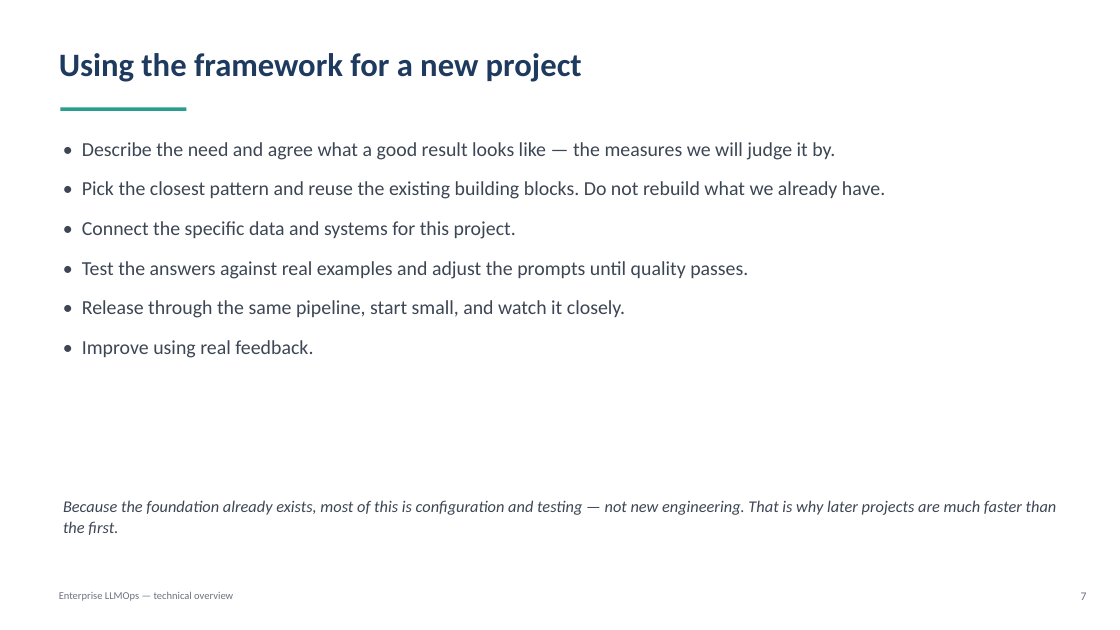
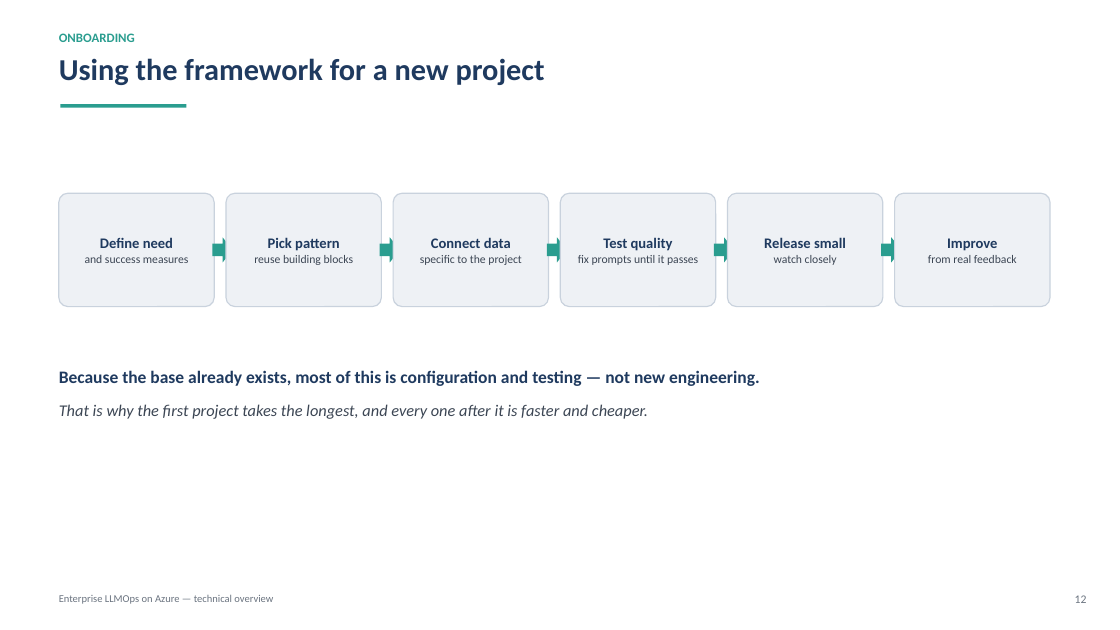
Before and after one commit to shyamanugu/LLMOps, a slide deck: slide 12 of presentation/LLMOps-Framework-Technical.pptx (slide 7 before the commit). Drawn at 1120x630 pixels with LibreOffice and Linux fonts; fonts in the diff are those of the drawing. Boxes give left, top, right and bottom in pixels: in the first picture for what was removed or moved away, otherwise in the second. Text is boxed around its words. In the diff, an @@ line names an element or a change of style, - is before the commit and + after.

```diff
--- a/presentation/LLMOps-Framework-Technical.pptx
+++ b/presentation/LLMOps-Framework-Technical.pptx
@@ text "Using the framework for a ..." at bbox=[59, 58, 545, 85]: size 28 to 26 pt @@
@@ text added at bbox=[59, 33, 135, 42], 11 pt, text #2A9D8F, bold @@
+ONBOARDING
@@ rectangle: place and size @@
-rectangle at bbox=[60, 108, 187, 111]
+rectangle at bbox=[60, 104, 187, 108]
@@ text removed at bbox=[82, 142, 885, 358] @@
-• Describe the need and agree what a good result looks like — the measures we will judge it by.
-• Pick the closest pattern and reuse the existing building blocks. Do not rebuild what we already have.
-• Connect the specific data and systems for this project.
-• Test the answers against real examples and adjust the prompts until quality passes.
-• Release through the same pipeline, start small, and watch it closely.
-• Improve using real feedback.
@@ rounded rectangle added at bbox=[59, 193, 214, 307], fill #EEF1F5, outline #C9D2DD 1 pt, 10 pt, text #3C4654 @@
+Define need
+and success measures
@@ rounded rectangle added at bbox=[226, 193, 381, 307], fill #EEF1F5, outline #C9D2DD 1 pt, 10 pt, text #3C4654 @@
+Pick pattern
+reuse building blocks
@@ rounded rectangle added at bbox=[393, 193, 549, 307], fill #EEF1F5, outline #C9D2DD 1 pt, 10 pt, text #3C4654 @@
+Connect data
+specific to the project
@@ rounded rectangle added at bbox=[560, 193, 716, 307], fill #EEF1F5, outline #C9D2DD 1 pt, 10 pt, text #3C4654 @@
+Test quality
+fix prompts until it passes
@@ rounded rectangle added at bbox=[728, 193, 883, 307], fill #EEF1F5, outline #C9D2DD 1 pt, 12.5 pt, text #1F3A5F, bold @@
+Release small
+watch closely
@@ rounded rectangle added at bbox=[895, 193, 1050, 307], fill #EEF1F5, outline #C9D2DD 1 pt, 10 pt, text #3C4654 @@
+Improve
+from real feedback
@@ right arrow added at bbox=[213, 238, 233, 263], fill #2A9D8F @@
@@ right arrow added at bbox=[380, 238, 400, 263], fill #2A9D8F @@
@@ right arrow added at bbox=[547, 238, 567, 263], fill #2A9D8F @@
@@ right arrow added at bbox=[714, 238, 734, 263], fill #2A9D8F @@
@@ right arrow added at bbox=[881, 238, 902, 263], fill #2A9D8F @@
@@ text at bbox=[59, 370, 760, 419]: text changed; size 14 to 15 pt; text colour #3C4654 to #1F3A5F; bold on; italic off @@
-Because the foundation already exists, most of this is configuration and testing — not new engineering. That is why later projects are much faster than the first.
+Because the base already exists, most of this is configuration and testing — not new engineering.
+That is why the first project takes the longest, and every one after it is faster and cheaper.
@@ text at bbox=[59, 595, 273, 604]: text changed @@
-Enterprise LLMOps — technical overview
+Enterprise LLMOps on Azure — technical overview
@@ text added at bbox=[1075, 595, 1087, 603], 10 pt, text #6B7480 @@
+12
@@ text removed at bbox=[1081, 592, 1087, 600] @@
-7
```
Also in this commit, not shown: 6 other slides changed, 9 slides added, 8 slides removed, 1 other file.
